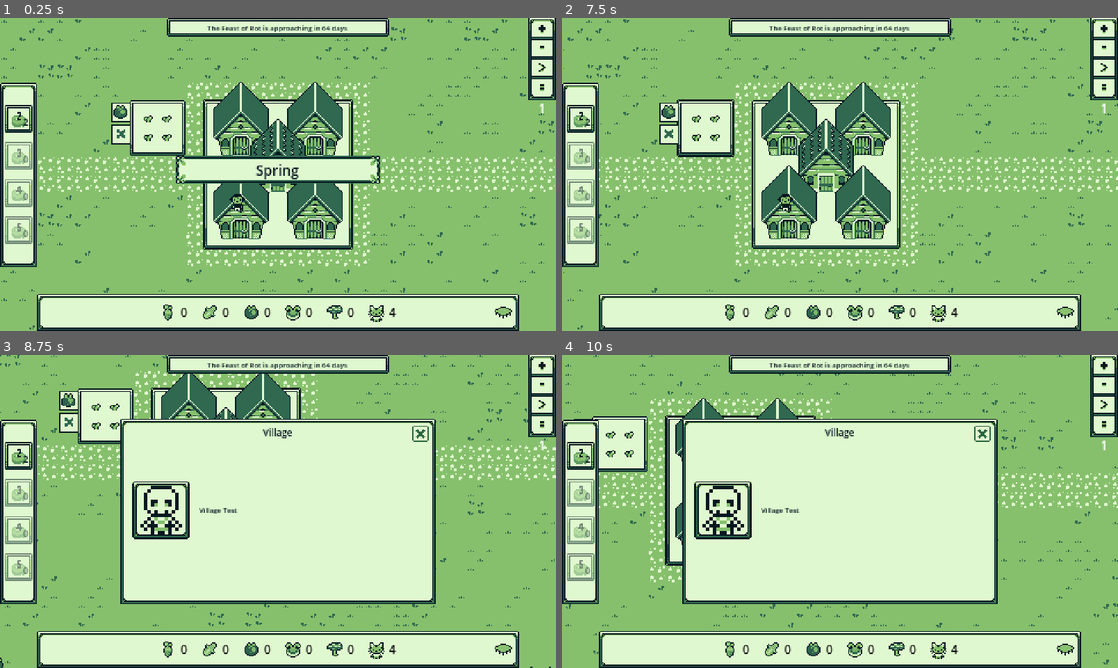
Above: before the commit, frames 1-4 (two rows, left to right).
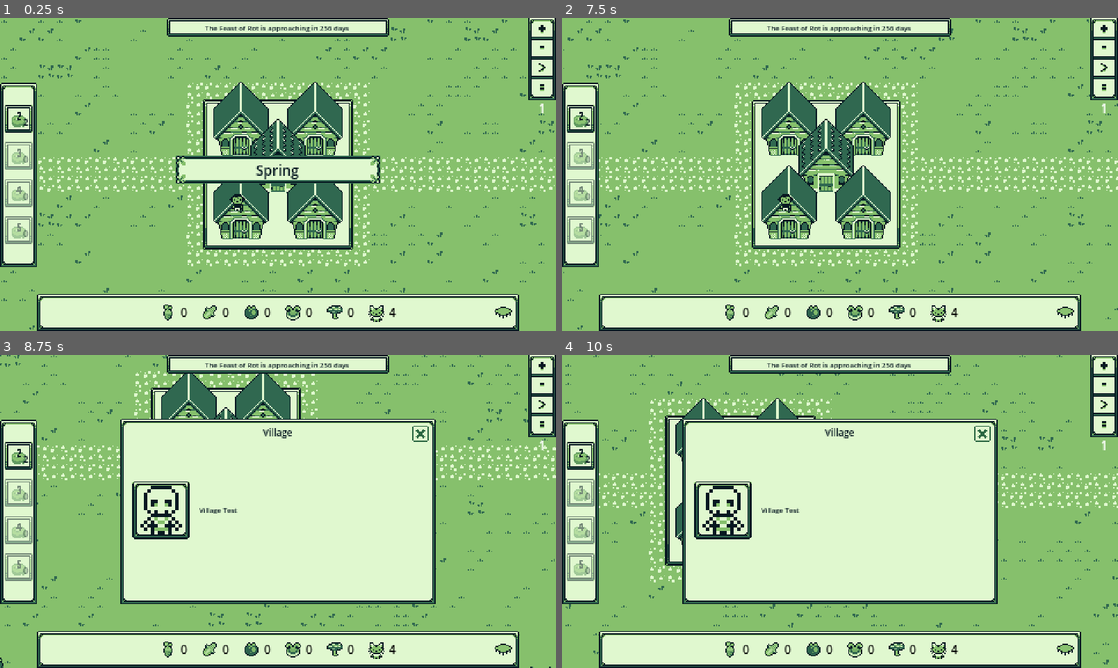
Above: after the commit, the same moments.

Repository: LenasTeapot/UnholyCrop
Game: Godot game, scene res://Scenes/main.tscn
Two runs of this game, one before a commit and one after it. Both use one fixed random seed, a clock stepped at 60 frames per second and the inputs below.
Inputs (mouse positions are in pixels of both pictures, inside the frame that each line leads up to):
- Up to frame 1 (0.25 s): no input
- Up to frame 2 (7.5 s): click (1106, 68) at 0.5 s; click (1106, 68) at 1.25 s; click (684, 111) at 2.02 s; click (1067, 312) at 2.75 s; click (684, 133) at 3.52 s; click (1106, 30) at 4.25 s; click (1106, 49) at 5 s; click "Got it." at 5.75 s; click (1106, 86) at 6.5 s; tap Enter at 7.25 s; move the mouse to (717, 127) at 7.27 s; hold Right (pan_right) from 7.28 s (still down); hold Right mouse button (clear) from 7.28 s (still down)
- Up to frame 3 (8.75 s): click (155, 464) at 7.55 s; move the mouse to (227, 511) at 8.02 s; release Right (pan_right) at 8.03 s; release Right mouse button (clear) at 8.03 s; hold S (pan_down) from 8.03 s (still down); click (227, 511) at 8.1 s; right-click (227, 511) at 8.3 s
- Up to frame 4 (10 s): move the mouse to (895, 442) at 8.77 s; release S (pan_down) at 8.78 s; press the mouse at (895, 442) at 8.78 s; hold Right (pan_right) 8.78-9.53 s; tap Middle mouse button (camera_pan) at 8.85 s; move the mouse to (812, 574) at 9.52 s; release the mouse at (812, 574) at 9.53 s; hold W (pan_up) from 9.53 s (still down); tap Mouse wheel up (camera_zoom_in) at 9.6 s; click (812, 574) at 9.67 s; right-click (812, 574) at 9.8 s

The runs differ from the first frame. In frame 1, 2.3% of the frame differs, in the area x 20-63%, y 2-44%; in frame 2, 2.4%, in the area x 17-63%, y 2-45%; in frame 3, 2.2%; in frame 4, 1.8%.

Commit message:
Worker Modifiers working, plot sprites update according to actual expected production

Diff:
--- a/Scenes/main.tscn
+++ b/Scenes/main.tscn
@@ -10,9 +10,7 @@
 [ext_resource type="Resource" uid="uid://goni4x1f5hyo" path="res://Resources/Season_Winter.tres" id="6_h1bgf"]
 [ext_resource type="Script" uid="uid://d30qcqnusegy2" path="res://Scripts/CameraController.gd" id="7_6bp64"]
 [ext_resource type="PackedScene" uid="uid://g68quruwr20c" path="res://Scenes/Village.tscn" id="8_fevyy"]
-[ext_resource type="Resource" uid="uid://dk70rs2bi612b" path="res://Resources/Item_Plot_2.tres" id="9_gt3je"]
 [ext_resource type="Resource" uid="uid://bma2iurl6bjo6" path="res://Resources/PopUpData_Village.tres" id="9_hibaj"]
-[ext_resource type="PackedScene" uid="uid://ditkpi5bp4n51" path="res://Scenes/Plot_Base.tscn" id="10_wsu2k"]
 [ext_resource type="Script" uid="uid://dewehx5j1bo5h" path="res://Scripts/PostProcessManager.gd" id="14_jkdf5"]
 [ext_resource type="PackedScene" uid="uid://cohc2a3m0wc36" path="res://Scenes/ui_inventory.tscn" id="15_b3802"]
 [ext_resource type="Script" uid="uid://b1aog48ntv61a" path="res://Scripts/HUD.gd" id="15_fevyy"]
@@ -20,8 +18,8 @@
 [ext_resource type="PackedScene" uid="uid://dmlfgbg43xknp" path="res://Scenes/ui_time.tscn" id="22_3pmx8"]
 
 [sub_resource type="NavigationPolygon" id="NavigationPolygon_hibaj"]
-vertices = PackedVector2Array(-72, -72, -80, -16, -80, -64, -72, 72, 72, 72, 390, 206, -390, 206, 390, -214, 72, -72, -390, -214, -128, -64, -128, -16)
-polygons = Array[PackedInt32Array]([PackedInt32Array(0, 1, 2), PackedInt32Array(1, 0, 3), PackedInt32Array(4, 5, 6), PackedInt32Array(3, 4, 6), PackedInt32Array(7, 5, 4), PackedInt32Array(7, 4, 8), PackedInt32Array(9, 7, 8), PackedInt32Array(9, 8, 0), PackedInt32Array(3, 6, 9), PackedInt32Array(9, 0, 2), PackedInt32Array(9, 2, 10), PackedInt32Array(11, 1, 3), PackedInt32Array(11, 3, 9), PackedInt32Array(9, 10, 11)])
+vertices = PackedVector2Array(72, 72, 390, 206, -390, 206, -72, 72, 390, -214, 72, -72, -390, -214, -72, -72)
+polygons = Array[PackedInt32Array]([PackedInt32Array(0, 1, 2), PackedInt32Array(3, 0, 2), PackedInt32Array(4, 1, 0), PackedInt32Array(4, 0, 5), PackedInt32Array(6, 4, 5), PackedInt32Array(6, 5, 7), PackedInt32Array(2, 6, 7), PackedInt32Array(2, 7, 3)])
 outlines = Array[PackedVector2Array]([PackedVector2Array(-400, -224, 400, -224, 400, 216, -400, 216, -400, -224)])
 sample_partition_type = 1
 
@@ -60,10 +58,6 @@
 [node name="NavigationRegion2D" type="NavigationRegion2D" parent="."]
 unique_name_in_owner = true
 navigation_polygon = SubResource("NavigationPolygon_hibaj")
-
-[node name="Plot_SM" parent="NavigationRegion2D" instance=ExtResource("10_wsu2k")]
-position = Vector2(-104, -40)
-plot_data = ExtResource("9_gt3je")
 
 [node name="Village" parent="NavigationRegion2D" instance=ExtResource("8_fevyy")]
 unique_name_in_owner = true
--- a/Scripts/GameManager.gd
+++ b/Scripts/GameManager.gd
@@ -16,11 +16,22 @@
 
 
 func _ready():
+	# TODO : Set up some settings, remeber any changes etc
+	var screen_size = DisplayServer.screen_get_size()
+	if screen_size.x <= DisplayServer.window_get_size().x:
+		DisplayServer.window_set_mode(DisplayServer.WINDOW_MODE_FULLSCREEN)
+
+
 	Events.add_villager.connect(_on_add_villager)
 	Events.add_plot.connect(_on_add_plot)
 	Calendar.load_game(_seasons)
 	Inventory.load_game(starting_villager_count)
 	Quests.load_game()
+
+
+func _physics_process(_delta: float):
+	if Input.is_action_just_pressed("close"):
+		_exit_game()
 
 func _new_game():
 	pass
--- /dev/null
+++ b/Scripts/Modifier_Worker.gd
@@ -0,0 +1,5 @@
+extends ProductionModifier
+class_name Modifier_Worker
+
+func run(grid_size : int, current_value : int):
+    return current_value + grid_size
--- a/Scripts/Placeable.gd
+++ b/Scripts/Placeable.gd
@@ -3,6 +3,7 @@
 
 @onready var area : Area2D = self.find_child("Area2D")
 
+var has_been_placed := false
 var is_held := false
 var held_offset := Vector2.ZERO
 var can_release_here := true
@@ -46,6 +47,13 @@
 			position = pickup_position
 		is_held = false
 
+	if not has_been_placed:
+		first_placement()
+		has_been_placed = true
+
+func first_placement():
+	pass
+
 func _on_input_event(_viewport: Node, event: InputEvent, _shape_idx: int):
 	if event.is_action_pressed("select"):
 		if area.has_overlapping_areas():
--- a/Scripts/Placeable_Plot.gd
+++ b/Scripts/Placeable_Plot.gd
@@ -15,7 +15,9 @@
 var current_progress := 0.0
 const base_array : Array[Vector2] = [Vector2(-1, -1), Vector2(1, -1), Vector2(1, 1), Vector2(-1, 1)]
 
-var workers : int = 0
+var workers := 0
+
+var modifiers : Array[ProductionModifier]
 
 func _ready():
 	super()
@@ -55,15 +57,24 @@
 	add_worker(0 - workers)
 	queue_free()
 
-func add_worker(amount):
-	### TODO: Create a modifier for workers, and apply to crop production
+func add_worker(amount): # Will also remove a worker if amount is negative
 	if workers == 0 and amount <= 0:
 		return
 	if workers == plot_data.max_workers and amount > 0:
 		return
 	if Inventory.request_worker(amount): # This also updates the global count of workers
 		workers = clamp(workers + amount, 0, plot_data.max_workers)
-		# TODO: Make worker move to plot and move around it???
+		if amount > 0:
+			modifiers.append(Modifier_Worker.new())
+		elif amount < 0:
+			for count in abs(amount):
+				for m in modifiers:
+					if m is Modifier_Worker:
+						modifiers.erase(m)
+						break
+
+	update_sprites()
+
 
 func change_crop(new_crop_data : ItemData_Crop):
 	if new_crop_data == item:
@@ -76,9 +87,9 @@
 	### It would be good to show which crops are not growing, so player understands how many will be produced
 	current_progress += 1
 	if current_progress > item.growth_time:
-		var mod = item.growth_modifiers[Calendar.get_current_season()] # Move to crop data class?
-		var worker_mod = (float(workers) / float(plot_data.max_workers))
-		produce_crop((plot_data.grid_size * plot_data.grid_size) * worker_mod * mod)
+		# TODO : Create season modifiers?
+		#var mod = item.growth_modifiers[Calendar.get_current_season()] # Move to crop data class?
+		produce_crop()
 		current_progress = 0
 	update_sprites()
 
@@ -96,7 +107,13 @@
 	super(keep_position)
 	get_parent().bake_navigation_polygon()
 
-func produce_crop(amount):
+func first_placement():
+	add_worker(1)
+	#TODO : Trigger pop up??
+
+func produce_crop():
+	var amount = calculate_production()
+
 	print("Produce ", amount, " ", item.item_name)
 	Inventory.request_add_item.emit(item, amount, true)
 	if amount == 0:
@@ -106,16 +123,27 @@
 	%GPUParticles2D.amount = amount
 	%GPUParticles2D.emitting = true
 
+func calculate_production() -> int:
+	var amount = 0
+	for m in modifiers:
+		amount = m.run(plot_data.grid_size, amount)
+	return amount
+
 func update_sprites():
 	%Crop_Icon.texture = item.icon
 
 	var children = %Plants.get_children()
 	for c in children:
 		c.queue_free()
+	var count = 0
+	var max_product = calculate_production()
 	for v in range(plot_data.grid_size):
+		if count >= max_product:
+			break
 		for h in range(plot_data.grid_size):
 			var sprite = Sprite2D.new()
 			sprite.texture = item.get_sprite_by_progress(current_progress)
 			%Plants.add_child(sprite)
 			var offset = (plot_data.grid_size/2.0)*Globals.GRID_SIZE
 			sprite.position = Vector2((h * Globals.GRID_SIZE) - offset + Globals.GRID_SIZE/2, (v * Globals.GRID_SIZE) - offset + Globals.GRID_SIZE/2)
+			count +=1
--- /dev/null
+++ b/Scripts/ProductionModifier.gd
@@ -0,0 +1,7 @@
+extends Resource
+class_name ProductionModifier
+
+@warning_ignore("unused_parameter")
+
+func run(grid_size : int, current_value : int):
+    return current_value
--- a/Scripts/Quests.gd
+++ b/Scripts/Quests.gd
@@ -148,11 +148,10 @@
 
 	func make_random_end_quest():
 		var crops = Globals.CROP_TYPES
-		var difficulty = 1 #TODO : Can be driven by user settings
 		for i in len(crops):
-			requirements[crops[i]] = (10 * difficulty) * randi_range(8, 12)
+			requirements[crops[i]] = (10) * randi_range(8, 12)
 
-		timeline = Calendar.calc_year_length() * difficulty
+		timeline = Calendar.calc_year_length() * 4
 
 		quest_name = "End Quest"
 
--- a/project.godot
+++ b/project.godot
@@ -85,6 +85,11 @@
 "events": [Object(InputEventMouseButton,"resource_local_to_scene":false,"resource_name":"","device":-1,"window_id":0,"a …(253 unchanged characters)…
 ]
 }
+close={
+"deadzone": 0.2,
+"events": [Object(InputEventKey,"resource_local_to_scene":false,"resource_name":"","device":-1,"window_id":0,"alt_pressed":false,"shift_pressed":false,"ctrl_pressed":false,"meta_pressed":false,"pressed":false,"keycode":0,"physical_keycode":4194305,"key_label":0,"unicode":0,"location":0,"echo":false,"script":null)
+]
+}
 
 [rendering]
 
Not shown: 1 places in Scenes/main.tscn that only renumber resources
Not shown, added: Scripts/Modifier_Worker.gd.uid
Not shown, added: Scripts/ProductionModifier.gd.uid
